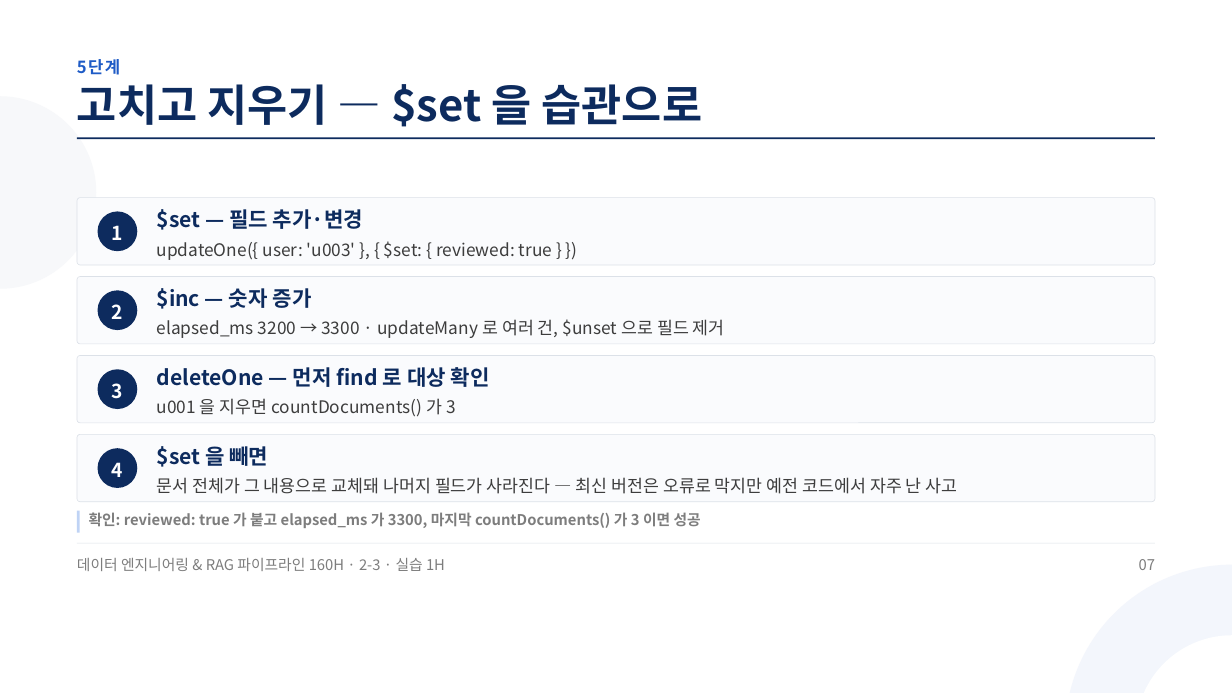
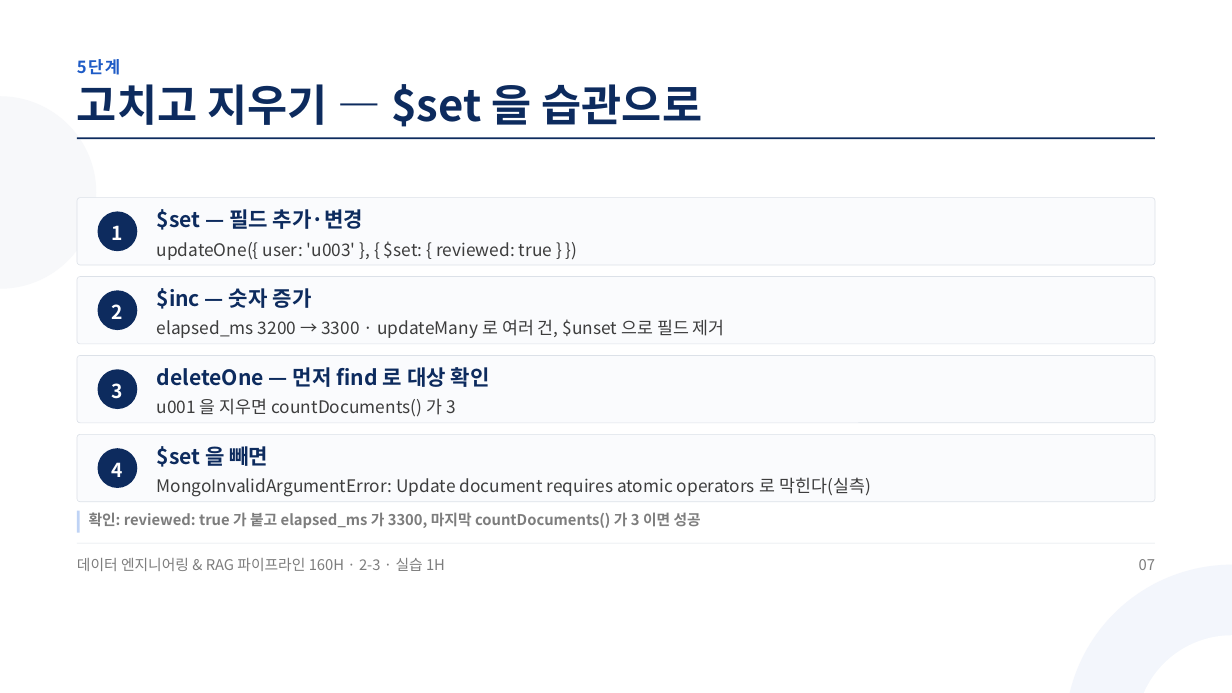
Before and after one commit to aebonlee/materials, a slide deck: slide 7 of data-eng/decks/w2d3s2.pptx. Drawn at 1232x693 pixels with LibreOffice and Linux fonts; fonts in the diff are those of the drawing. Boxes give left, top, right and bottom in pixels: in the first picture for what was removed or moved away, otherwise in the second. Text is boxed around its words. In the diff, an @@ line names an element or a change of style, - is before the commit and + after.

```diff
--- a/data-eng/decks/w2d3s2.pptx
+++ b/data-eng/decks/w2d3s2.pptx
@@ text at [157, 477, 871, 497]: text changed @@
-문서 전체가 그 내용으로 교체돼 나머지 필드가 사라진다 — 최신 버전은 오류로 막지만 예전 코드에서 자주 난 사고
+MongoInvalidArgumentError: Update document requires atomic operators 로 막힌다(실측)
```
Also in this commit, not shown: 4 other slides changed, 9 other files.
